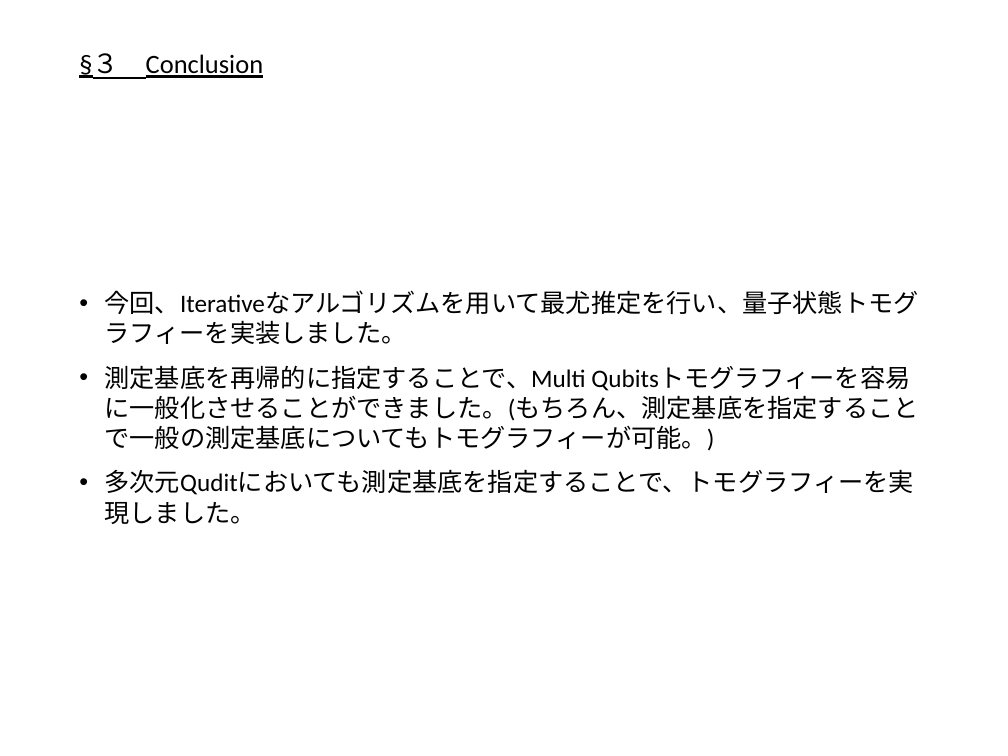
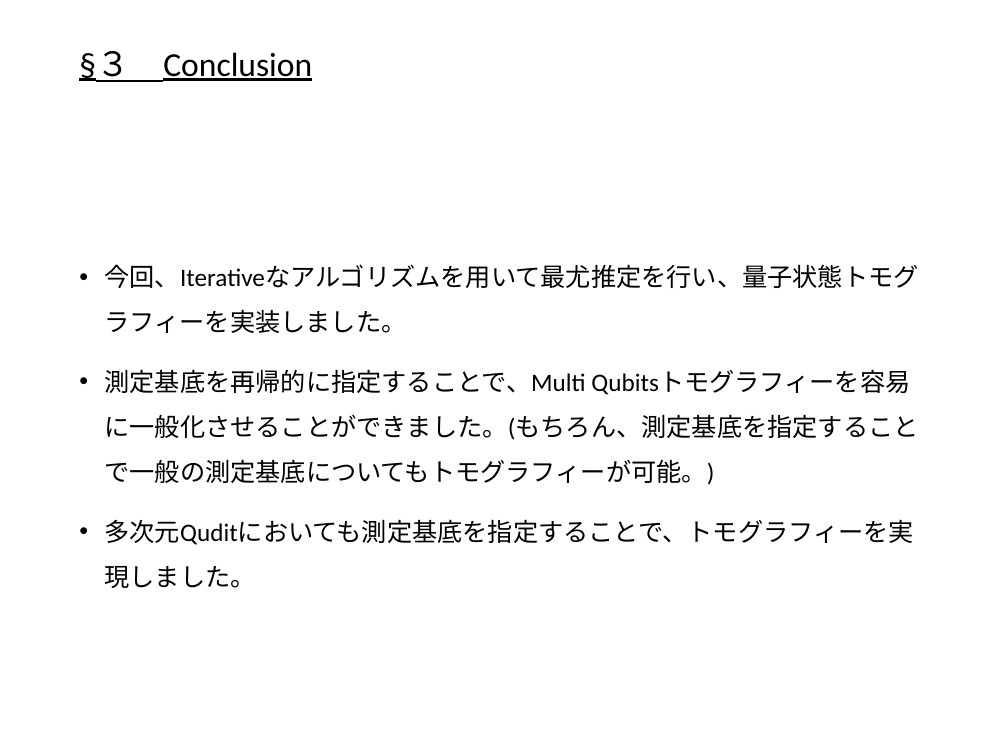
Before and after one commit to outk/graduate_thesis, a slide deck: slide 55 of 量子状態トモグラフィー.pptx (slide 50 before the commit). Drawn at 1008x756 pixels with LibreOffice and Linux fonts; fonts in the diff are those of the drawing. Boxes give left, top, right and bottom in pixels: in the first picture for what was removed or moved away, otherwise in the second. Text is boxed around its words. In the diff, an @@ line names an element or a change of style, - is before the commit and + after.

```diff
--- a/量子状態トモグラフィー.pptx
+++ b/量子状態トモグラフィー.pptx
@@ title "§３ Conclusion" at <box>70,45,938,85</box>: size 18.9 to 24 pt @@
@@ text "今回、Iterativeなアルゴリズムを用いて最尤推定を行い、量子状態トモグラフィーを実装しました。" at <box>105,264,919,588</box>: line spacing 1 to 1.5 @@
```
Also in this commit, not shown: 11 other slides changed, 7 slides added, 2 slides removed.
